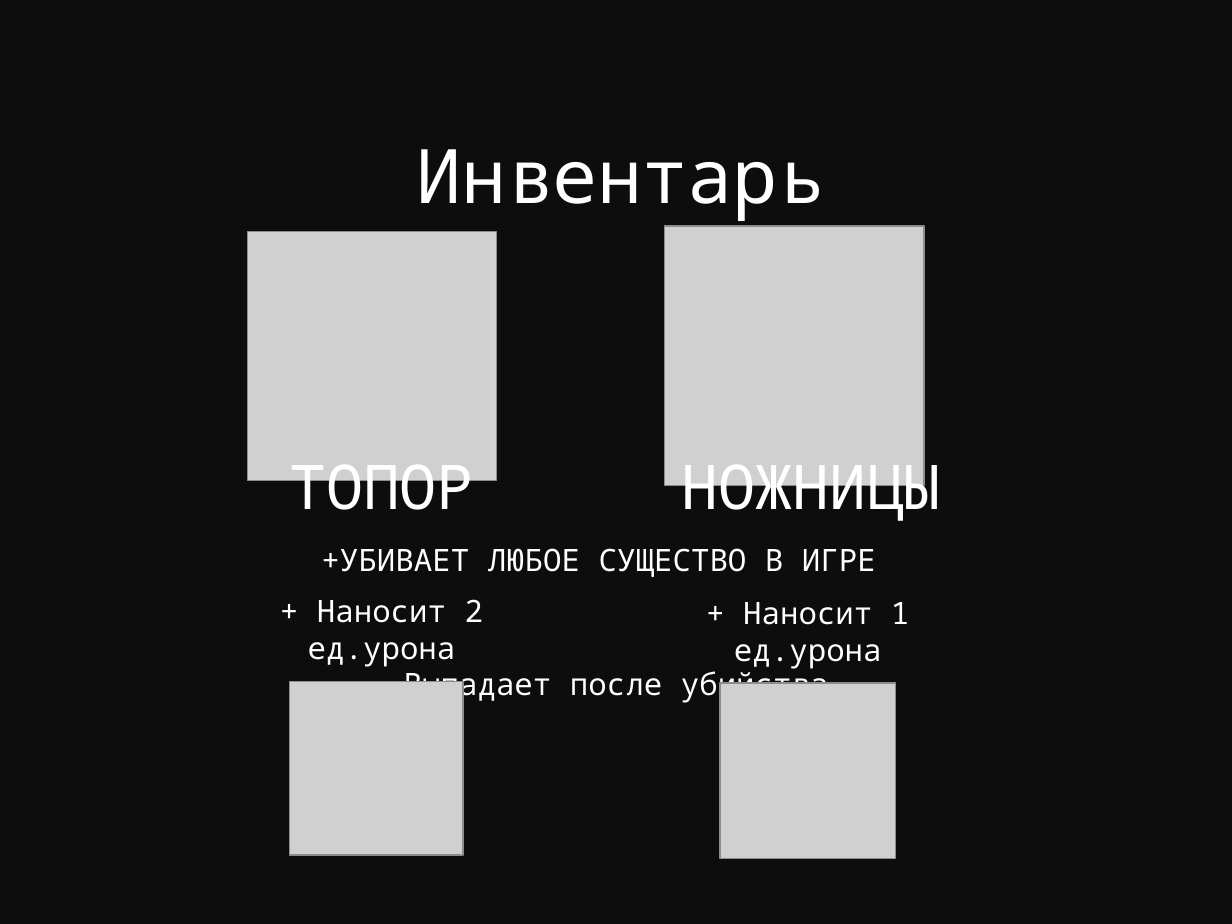
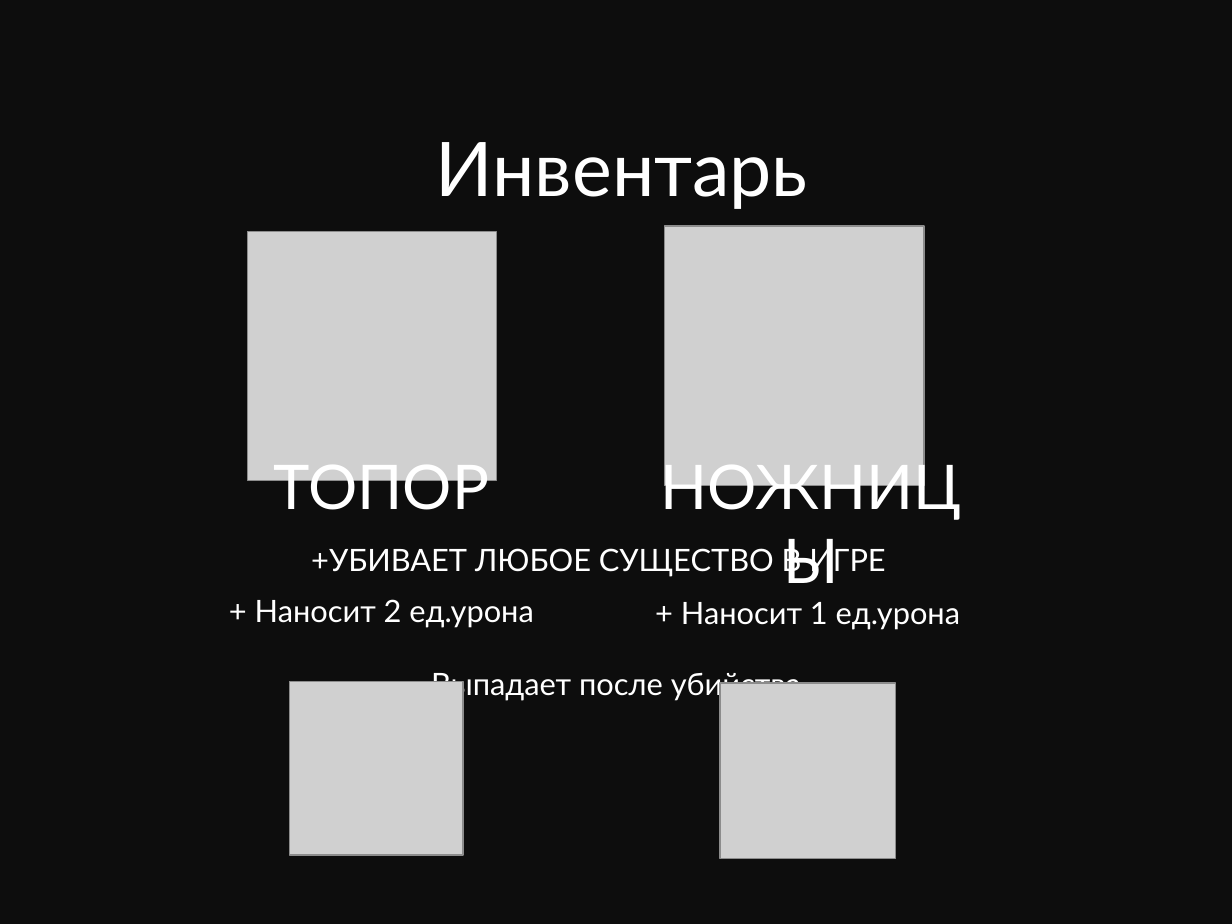
Before and after one commit to evilrise7/hostage, a slide deck: slide 8 of yandex_project_game.pptx. Drawn at 1232x924 pixels with LibreOffice and Linux fonts; fonts in the diff are those of the drawing; grey boxes stand for pictures. Boxes give left, top, right and bottom in pixels: in the first picture for what was removed or moved away, otherwise in the second. Text is boxed around its words. In the diff, an @@ line names an element or a change of style, - is before the commit and + after.

```diff
--- a/yandex_project_game.pptx
+++ b/yandex_project_game.pptx
@@ font Noto Sans Mono to Lato in 7 elements at [274,456,489,521], [630,442,993,530], [311,544,885,577], [255,599,533,628], [681,602,960,630], [431,668,801,701], [436,142,808,209] @@
@@ text "Инвентарь": place and size @@
-text "Инвентарь" at [417,149,824,221]
+text "Инвентарь" at [436,142,808,209]
```
Also in this commit, not shown: 9 other slides changed, 6 slides added, 1 other file.
